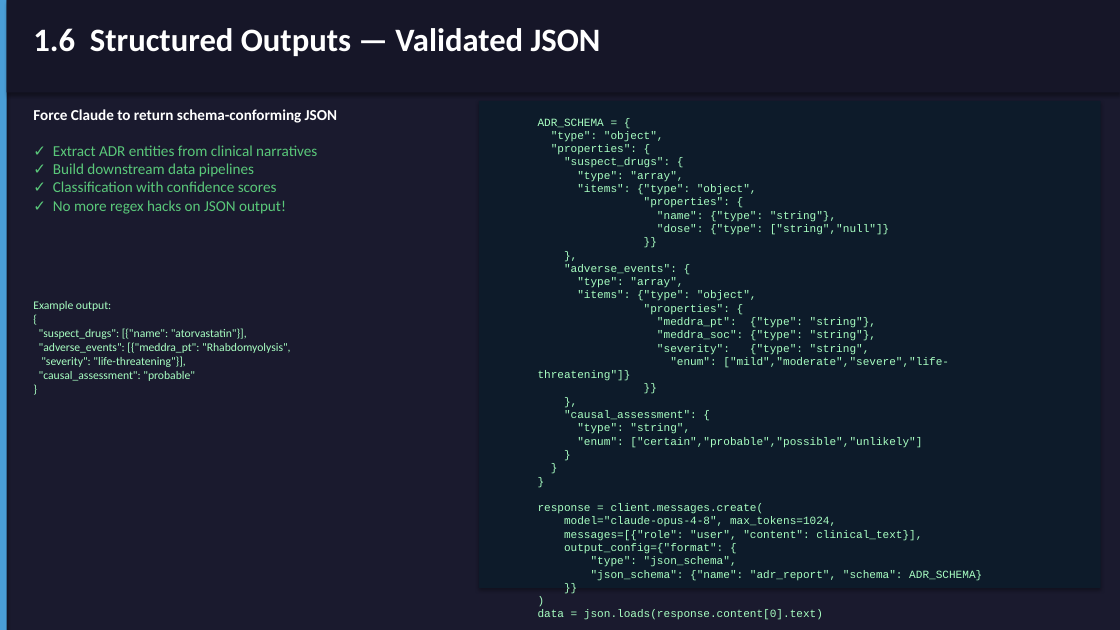
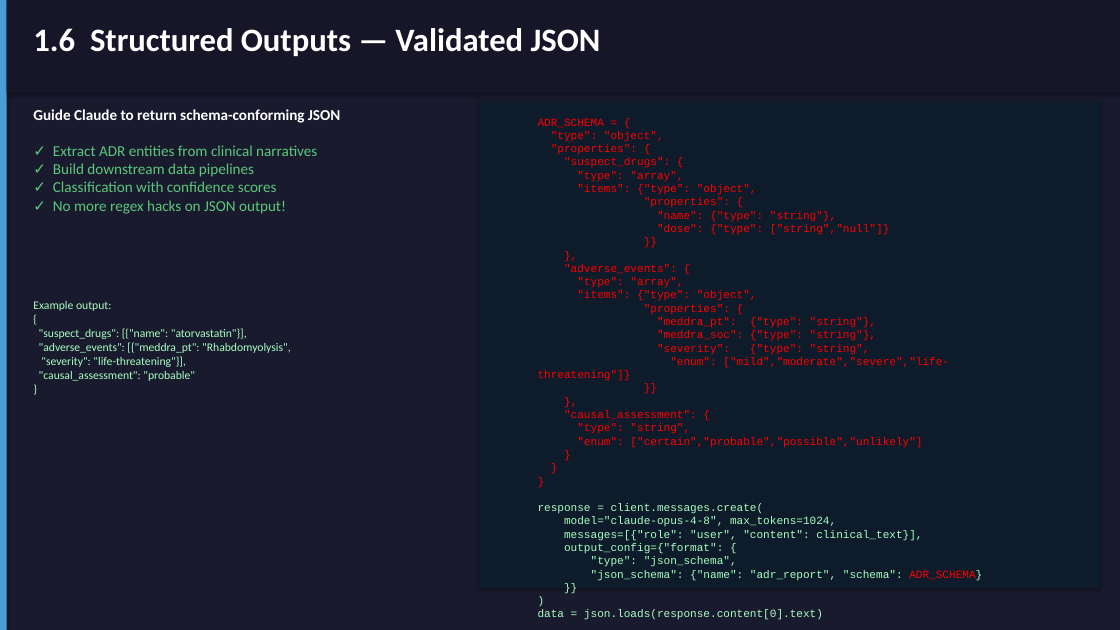
Before and after one commit to bcqguo/claude_4_public_health, a slide deck: slide 10 of Claude_Model_Usage_Lecture.pptx. Drawn at 1120x630 pixels with LibreOffice and Linux fonts; fonts in the diff are those of the drawing. Boxes give left, top, right and bottom in pixels: in the first picture for what was removed or moved away, otherwise in the second. Text is boxed around its words. In the diff, an @@ line names an element or a change of style, - is before the commit and + after.

```diff
--- a/Claude_Model_Usage_Lecture.pptx
+++ b/Claude_Model_Usage_Lecture.pptx
@@ text at <box>33,109,340,123</box>: text changed @@
-Force Claude to return schema-conforming JSON
+Guide Claude to return schema-conforming JSON
@@ text at <box>538,118,982,581</box>: text colour #A8FFC2 to #FF0000 in "ADR_SCHEMA = {", ""type": "object",", ""properties": {", ""suspect_drugs": {" and 24 more places @@
```
Also in this commit, not shown: 8 other slides changed, 3 slides removed.
